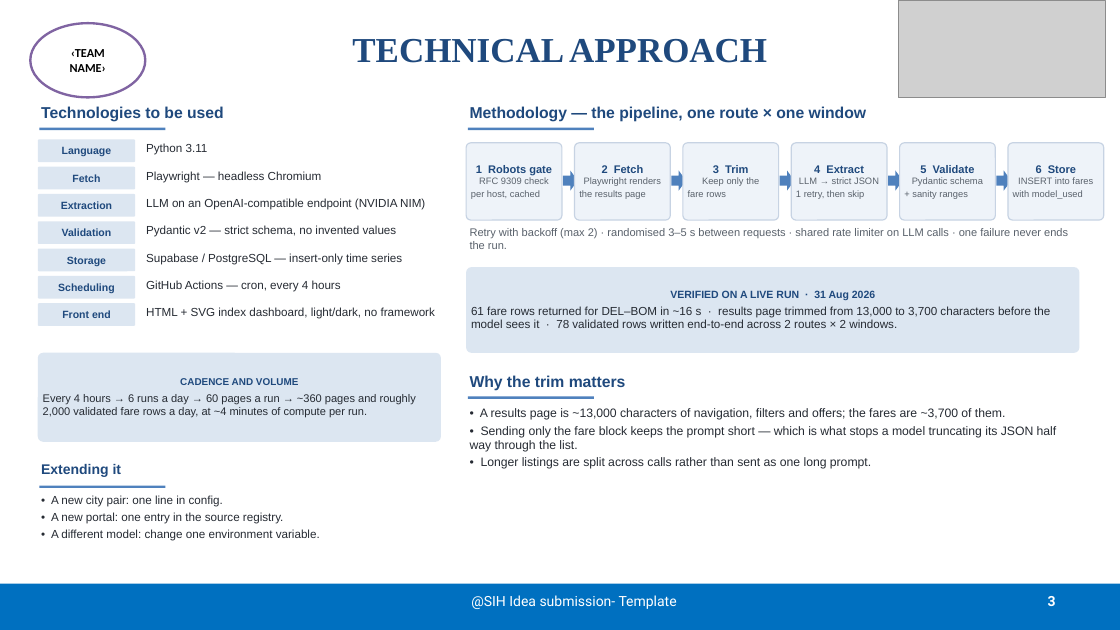
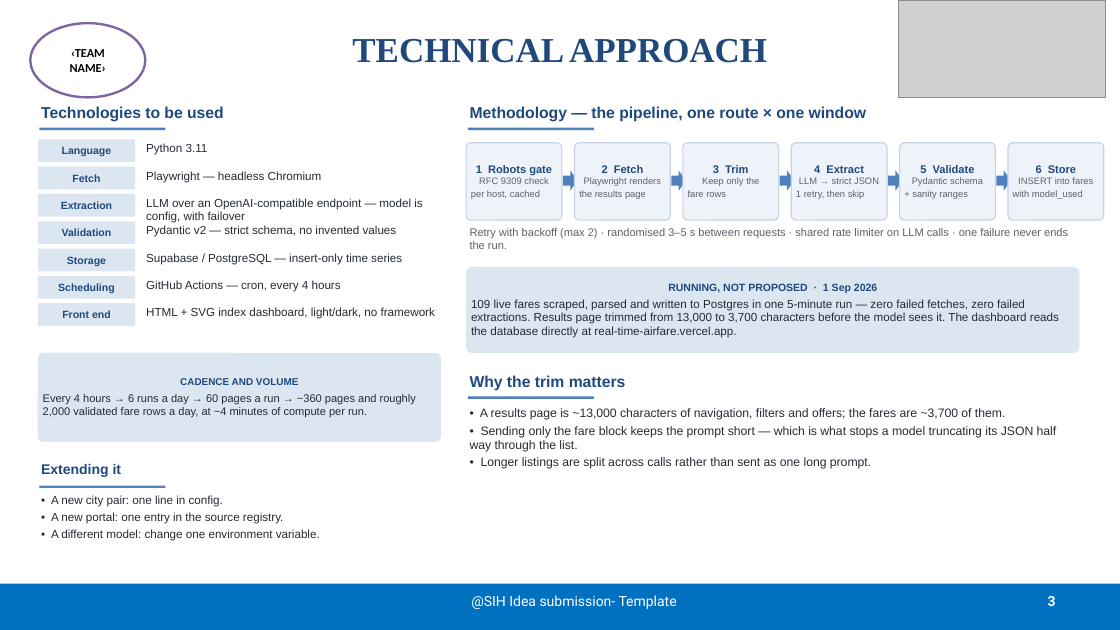
Before and after one commit to BradCage-afk/sih-2026-airfare-index, a slide deck: slide 3 of SIH26056-Idea-Presentation.pptx. Drawn at 1120x630 pixels with LibreOffice and Linux fonts; fonts in the diff are those of the drawing; grey boxes stand for pictures. Boxes give left, top, right and bottom in pixels: in the first picture for what was removed or moved away, otherwise in the second. Text is boxed around its words. In the diff, an @@ line names an element or a change of style, - is before the commit and + after.

```diff
--- a/SIH26056-Idea-Presentation.pptx
+++ b/SIH26056-Idea-Presentation.pptx
@@ text at bbox=[146, 198, 422, 223]: text changed @@
-LLM on an OpenAI-compatible endpoint (NVIDIA NIM)
+LLM over an OpenAI-compatible endpoint — model is config, with failover
@@ text in rounded rectangle at bbox=[471, 283, 1059, 337]: text changed @@
-VERIFIED ON A LIVE RUN · 31 Aug 2026
-61 fare rows returned for DEL–BOM in ~16 s · results page trimmed from 13,000 to 3,700 characters before the model sees it · 78 validated rows written end-to-end across 2 routes × 2 windows.
+RUNNING, NOT PROPOSED · 1 Sep 2026
+109 live fares scraped, parsed and written to Postgres in one 5-minute run — zero failed fetches, zero failed extractions. Results page trimmed from 13,000 to 3,700 characters before the model sees it. The dashboard reads the database directly at real-time-airfare.vercel.app.
```
Also in this commit, not shown: 3 other slides changed, 3 other files.
